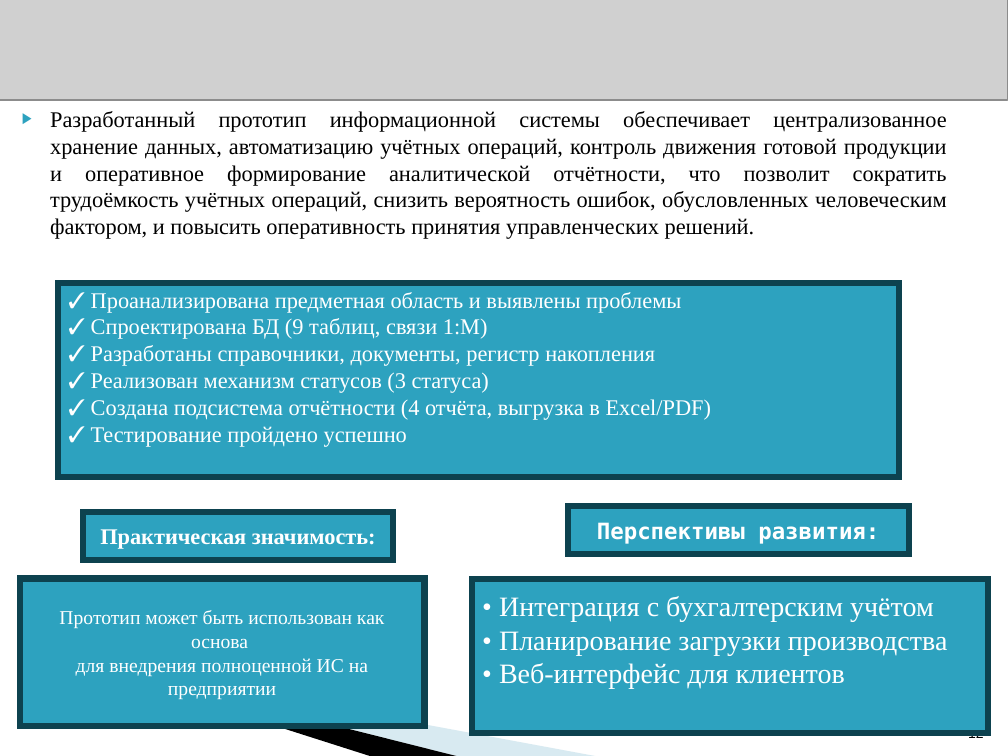
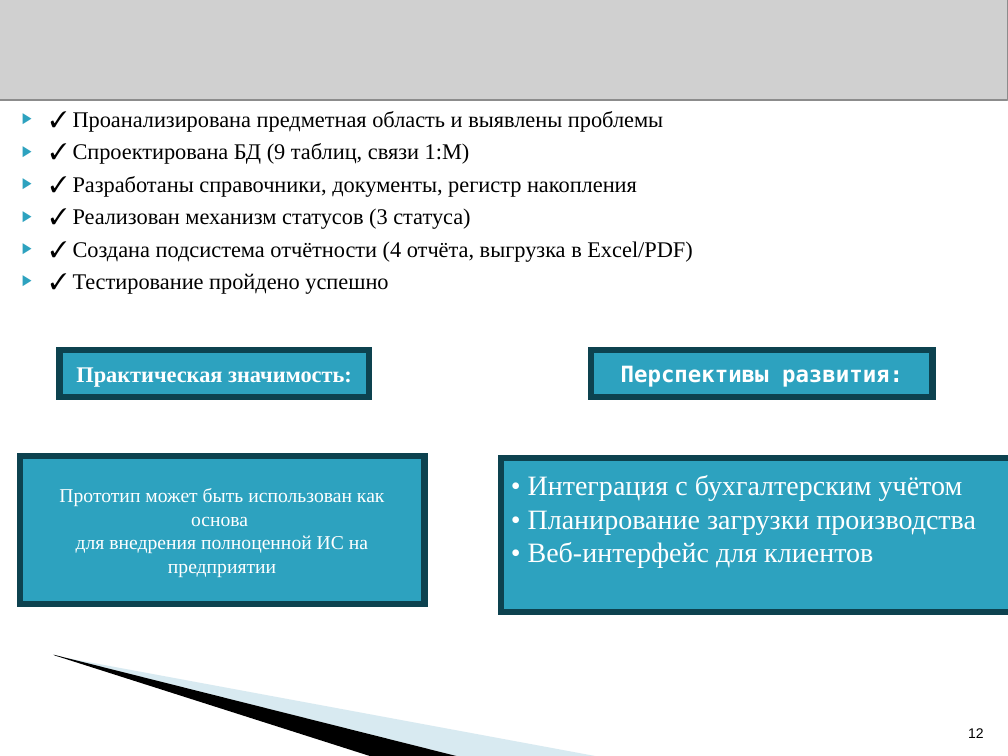
Before and after one commit to Artemghr/-, a slide deck: slide 12 of Презентация к Курсовой Работе.ppt. Drawn at 1008x756 pixels with LibreOffice and Linux fonts; fonts in the diff are those of the drawing; grey boxes stand for pictures; background and template pictures are left out. Boxes give left, top, right and bottom in pixels: in the first picture for what was removed or moved away, otherwise in the second. Text is boxed around its words. In the diff, an @@ line names an element or a change of style, - is before the commit and + after.

```diff
--- a/Презентация к Курсовой Работе.ppt
+++ b/Презентация к Курсовой Работе.ppt
@@ text "✓ Проанализирована предметная область и ...": place and size @@
-text "✓ Проанализирована предметная область и ..." at [58, 283, 899, 477]
+text "✓ Проанализирована предметная область и ..." at [73, 111, 692, 294]
@@ text "✓ Проанализирована предметная область и ..." at [73, 111, 692, 294]: text colour #FFFFFF to #000000; bullet none to ▶; more space between paragraphs; vertical alignment middle to top; fill #2DA2BF to none; outline #0D424F 4.34 pt to none @@
@@ text removed at [50, 111, 947, 239] @@
-▶ Разработанный прототип информационной системы обеспечивает централизованное хранение данных, автоматизацию учётных операций, контроль движения готовой продукции и оперативное формирование аналитической отчётности, что позволит сократить трудоёмкость учётных операций, снизить вероятность ошибок, обусловленных человеческим фактором, и повысить оперативность принятия управленческих решений.
@@ rectangle "Практическая значимость:": place and size @@
-rectangle "Практическая значимость:" at [84, 512, 393, 559]
+rectangle "Практическая значимость:" at [59, 350, 369, 397]
@@ rectangle "Перспективы развития:": place and size @@
-rectangle "Перспективы развития:" at [568, 506, 909, 553]
+rectangle "Перспективы развития:" at [592, 350, 933, 397]
@@ rectangle "Прототип может быть использован как ...": place and size @@
-rectangle "Прототип может быть использован как ..." at [20, 579, 425, 727]
+rectangle "Прототип может быть использован как ..." at [20, 457, 425, 605]
@@ rectangle "• Интеграция с бухгалтерским учётом": place and size @@
-rectangle "• Интеграция с бухгалтерским учётом" at [473, 579, 989, 733]
+rectangle "• Интеграция с бухгалтерским учётом" at [501, 458, 1008, 612]
```
Also in this commit, not shown: 4 other slides changed.
